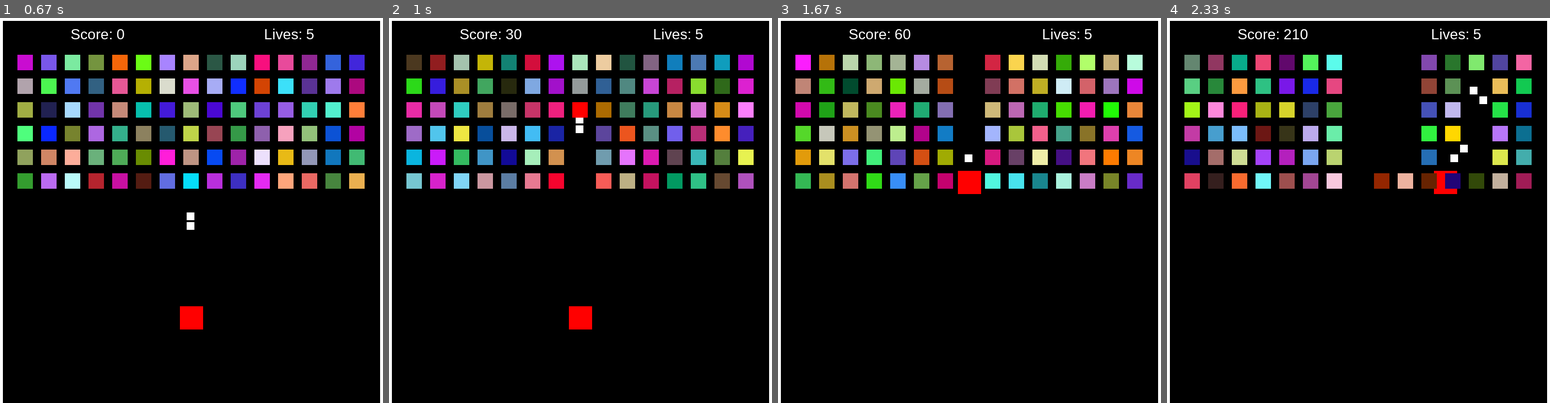
Above: before the commit, frames 1-4 (left to right).
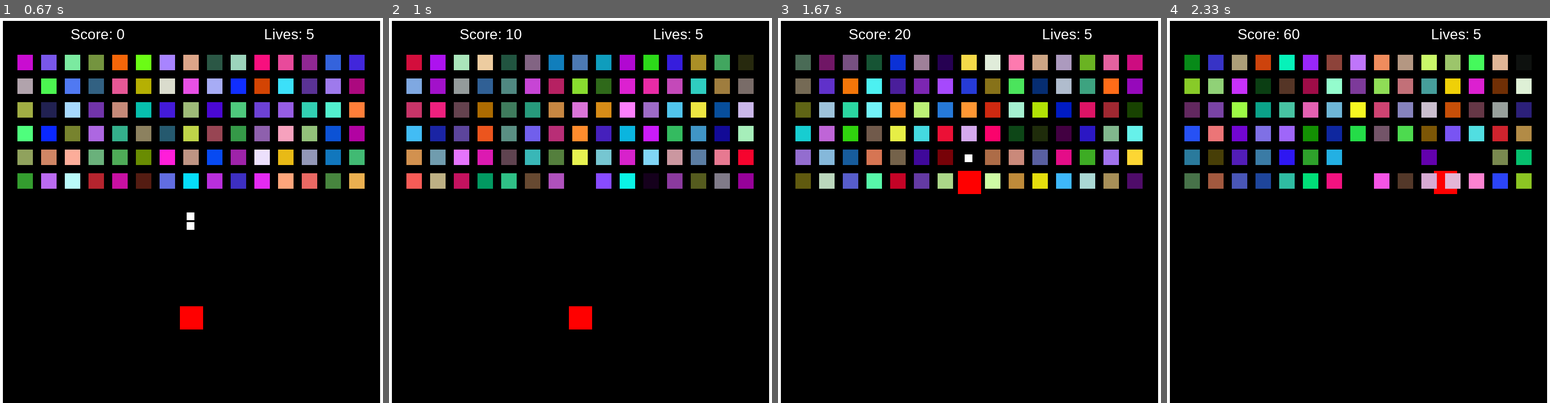
Above: after the commit, the same moments.

Repository: eastcoastcoder/PygameShooter
Game: pygame game, started from src/main.py
Same seed, same stepped clock (60 frames per second), same inputs: the game is played once before the commit and once after it.
Inputs:
- Up to frame 1 (0.67 s): tap Space at 0.33 s
- Up to frame 2 (1 s): no input
- Up to frame 3 (1.67 s): hold Up 1.17-1.63 s; tap Space at 1.23, 1.53 s
- Up to frame 4 (2.33 s): hold Right 1.67-2.13 s; tap Space at 1.73, 2.03, 2.23 s; hold Left from 2.17 s (still down)

Frame 1 is identical in both runs. In frame 2, 15% of the frame differs, in the area x 4-96%, y 2-45%; in frame 3, 14%; in frame 4, 14%.

Commit message:
Multiple hits working

Diff:
--- a/src/Bullet.py
+++ b/src/Bullet.py
@@ -22,13 +22,7 @@
 
     def checkIt(self, player, enemy):
         for x in player.bullets:
-            #player.bullets.remove(x)
+            player.bullets.remove(x)
 
-            if (self.colliderect(enemy)):
-                player.bullets.remove(x)
-
-            #if (self.colliderect(player) or self.colliderect(boundTop)):
-            #    self.__bullets.remove(Bullet)
-
-            #if (self.colliderect(boundLeft) or self.colliderect(boundRight)):
-            #    self.__bullets.remove(Bullet)
+            #if (self.colliderect(enemy)):
+            #    player.bullets.remove(x)
--- a/src/Enemy.py
+++ b/src/Enemy.py
@@ -41,7 +41,7 @@
         for blocks in self.block:
             pygame.draw.rect(self.screen, ((random.randint(0,255),random.randint(0,255),random.randint(0,255))), blocks)
 
-    def checkIt(self, bullet):
+    def checkIt(self, bullet, player):
         for blocks in self.block:
             if bullet.colliderect(blocks):
                 # Get index of colliding block
@@ -50,8 +50,7 @@
                 # Increment block hit attribute of colliding block
                 self.blockHit[curIndex] += 1
 
-                # Bounce the bullet off block
-                #bullet.hit()
+                bullet.checkIt(player, self)
 
                 # Play hit sound
                 pygame.mixer.music.play(0, 0.6)
--- a/src/Player.py
+++ b/src/Player.py
@@ -43,7 +43,7 @@
 
     def checkBullet(self, enemy):
         for bullet in self.bullets:
-            enemy.checkIt(bullet)
+            enemy.checkIt(bullet, self)
 
     def fire(self):
         self.bullets.append(Bullet(self.screen, self))
--- a/src/main.py
+++ b/src/main.py
@@ -26,14 +26,13 @@
 from State import State
 
 pygame.init()
-pygame.display.set_caption("Breakout")
+pygame.display.set_caption("Shooter")
 scoreBoard = pygame.font.SysFont( "arial", 30 )
 screen = pygame.display.set_mode((SCREEN_WID_HT, SCREEN_WID_HT))
 clock = pygame.time.Clock()
 
+# Instantiate State
 gameState = State(scoreBoard, screen)
-lastKey = '\0'
-fire = False
 
 # Instantiate Basic Rects
 boundTop = pygame.Rect(ORIGIN, ORIGIN, SCREEN_WID_HT, BOUND_WID)
@@ -83,7 +82,6 @@
         if (gameState.getPLives() == 0 or enemy.getRemaining() == 0):
             gameState.drawIt(SCORE_LBL, GAMEOVER_LBL)
             Enemy(screen, gameState)
-            #enemy.generateBlock()
 
             pygame.display.flip()
             pygame.time.delay(3000)
@@ -99,8 +97,6 @@
         drawIt()
         player.checkBullet(enemy)
 
-        #bullet.checkIt(player, enemy)
-
         clock.tick(30)
 
 if __name__ == '__main__':
